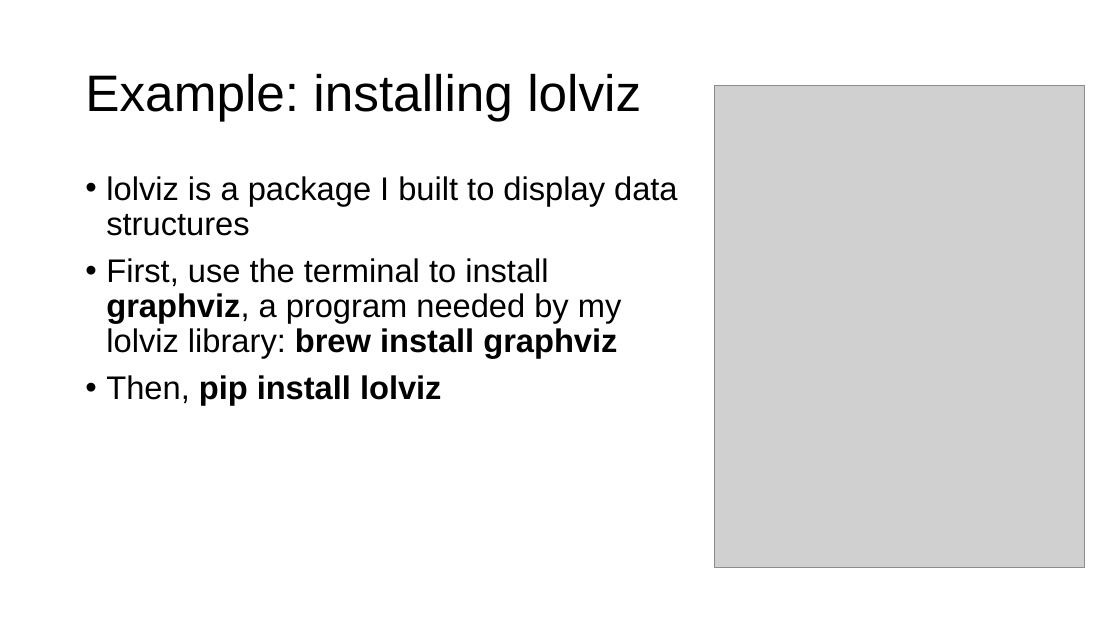
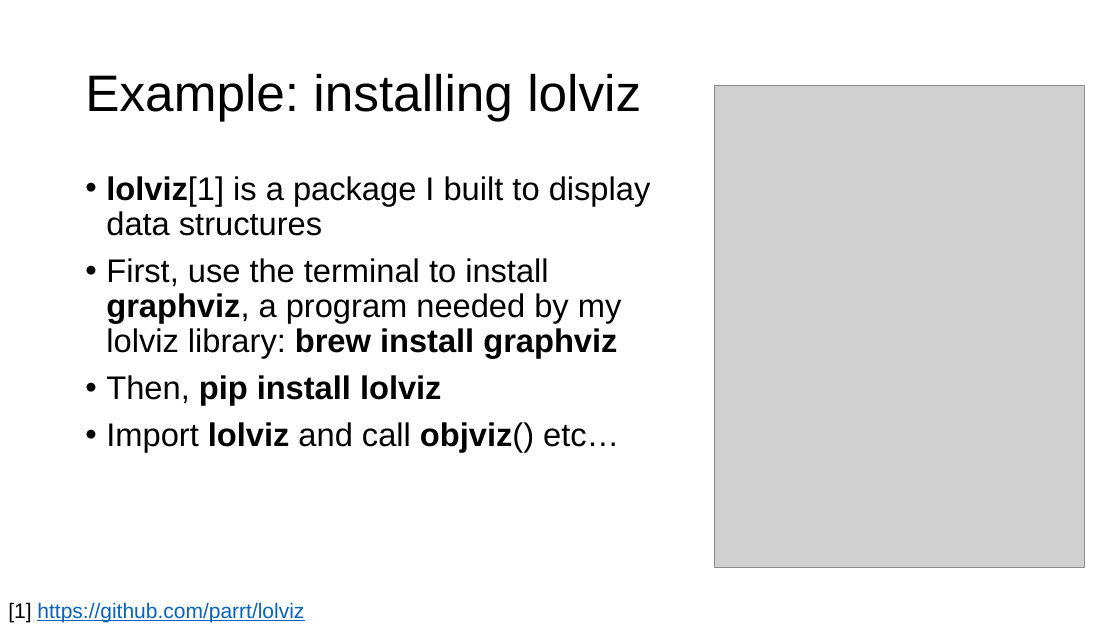
Before and after one commit to parrt/msds501, a slide deck: slide 8 of slides/packages.pptx. Drawn at 1120x630 pixels with LibreOffice and Linux fonts; fonts in the diff are those of the drawing; grey boxes stand for pictures; background and template pictures are left out. Boxes give left, top, right and bottom in pixels: in the first picture for what was removed or moved away, otherwise in the second. Text is boxed around its words. In the diff, an @@ line names an element or a change of style, - is before the commit and + after.

```diff
--- a/slides/packages.pptx
+++ b/slides/packages.pptx
@@ text at [106, 176, 651, 236]: text changed @@
-• lolviz is a package I built to display data structures
+• lolviz[1] is a package I built to display data structures
@@ text at [106, 422, 619, 452]: paragraph added @@
+• Import lolviz and call objviz() etc…
@@ text added at [8, 602, 304, 622], 18 pt, text #0563C1, underline @@
+[1] https://github.com/parrt/lolviz
```
Also in this commit, not shown: 3 other slides changed, 2 other files.
